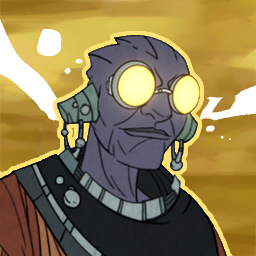
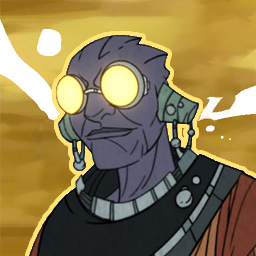
Before/after of a 256×256 layered artwork. What changed in the layer stack:
painted on "Layer 2" over [0, 35, 256, 256]
